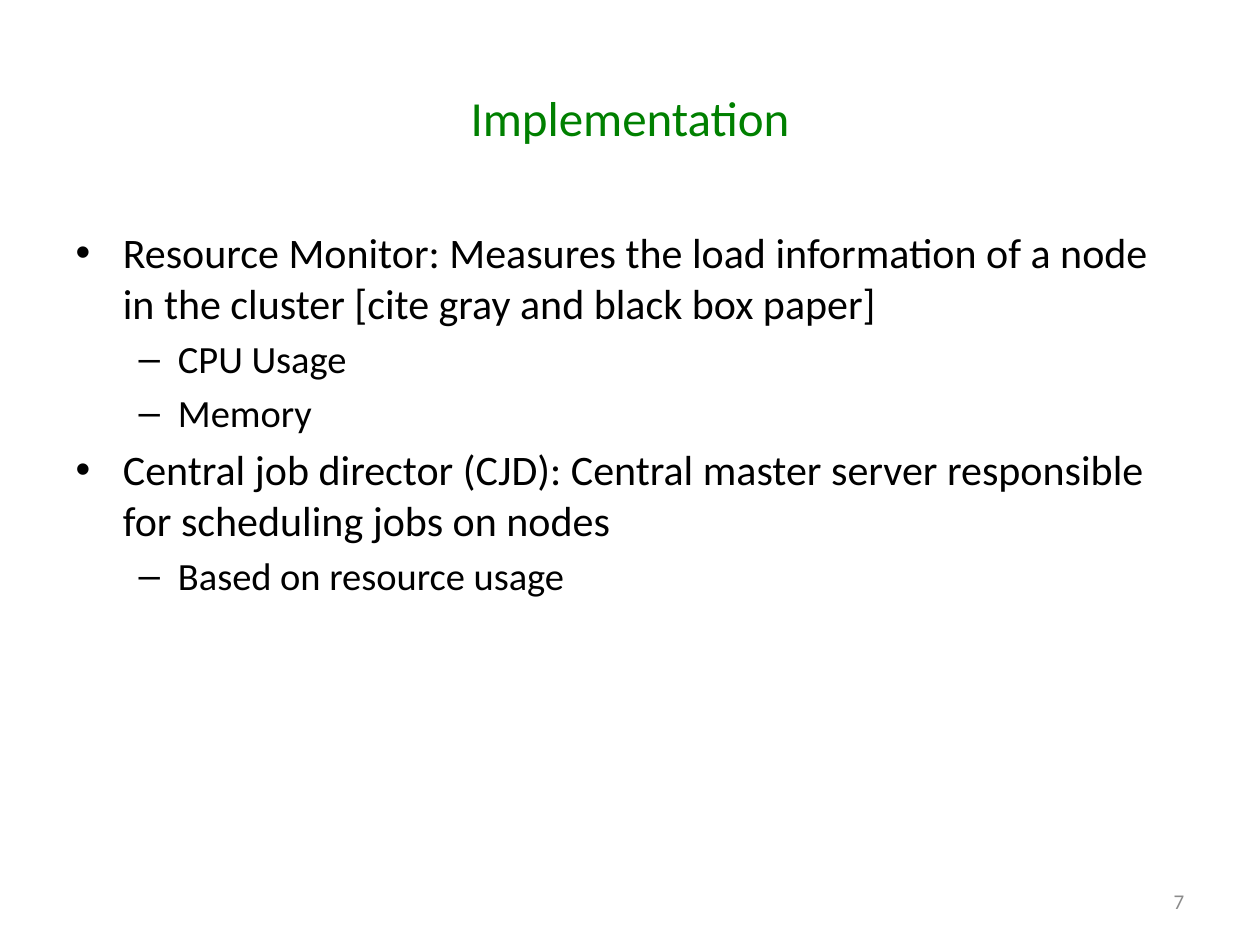
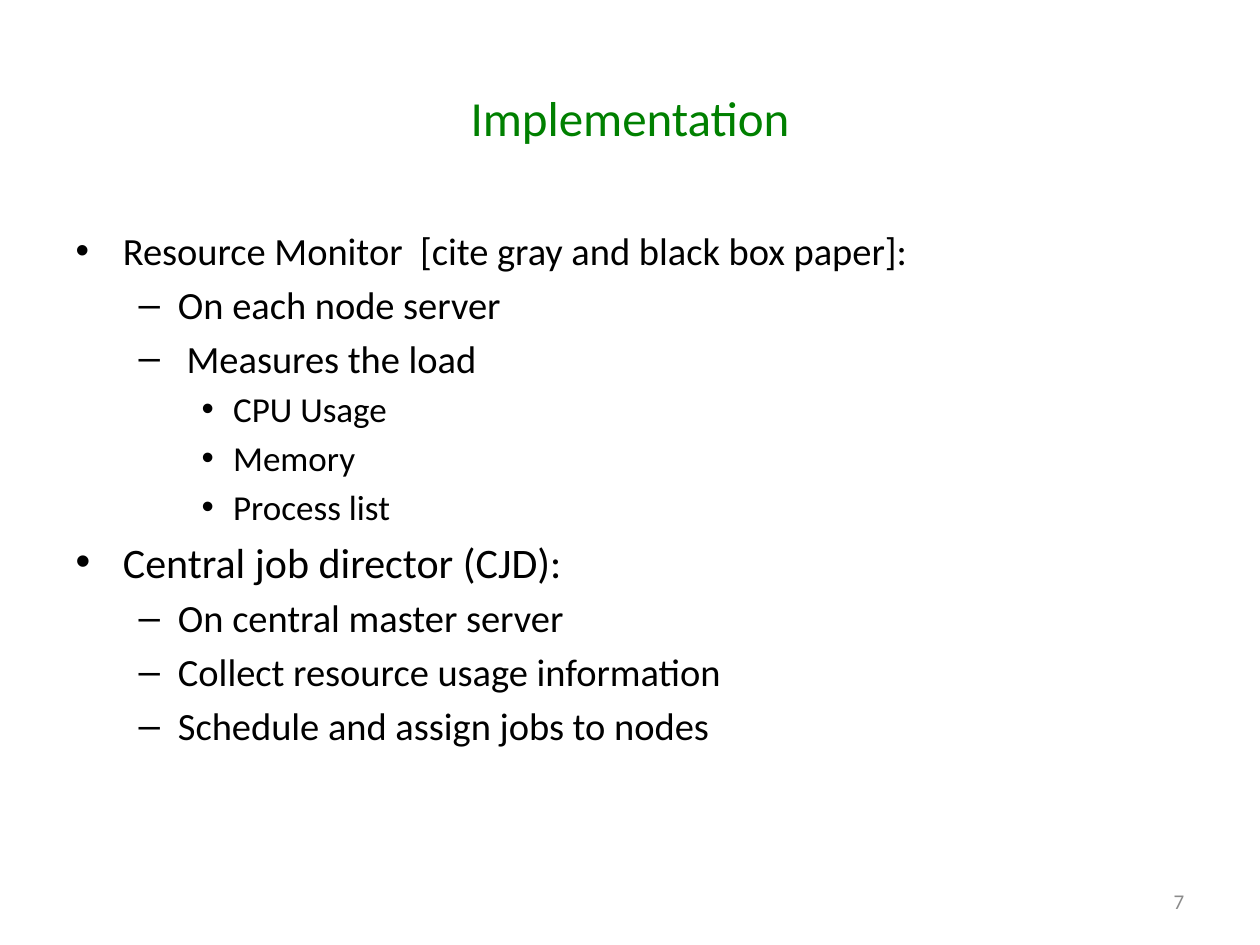
Before and after one commit to godares79/CS848-Project, a slide deck: slide 7 of PresentationSlides/Presentation.pptx. Drawn at 1260x945 pixels with LibreOffice and Linux fonts; fonts in the diff are those of the drawing. Boxes give left, top, right and bottom in pixels: in the first picture for what was removed or moved away, otherwise in the second. Text is boxed around its words. In the diff, an @@ line names an element or a change of style, - is before the commit and + after.

```diff
--- a/PresentationSlides/Presentation.pptx
+++ b/PresentationSlides/Presentation.pptx
@@ text at (x1=123, y1=237, x2=907, y2=374): text changed; size 24 to 22 pt @@
-• Resource Monitor: Measures the load information of a node in the cluster [cite gray and black box paper]
+  • Resource Monitor [cite gray and black box paper]:
+  – On each node server
+  – Measures the load
@@ text at (x1=233, y1=399, x2=387, y2=477): size 22 to 20 pt in "CPU Usage", "Memory"; bullet – to •; list level 2 to 3 in "CPU Usage"; list level 2 to 3 in "Memory" @@
@@ text at (x1=123, y1=495, x2=721, y2=747): text changed; size 24 to 22 pt @@
-• Central job director (CJD): Central master server responsible for scheduling jobs on nodes
-  – Based on resource usage
+    • Process list
+• Central job director (CJD):
+  – On central master server
+  – Collect resource usage information
+  – Schedule and assign jobs to nodes
```
Also in this commit, not shown: 6 other slides changed, 2 slides added.
